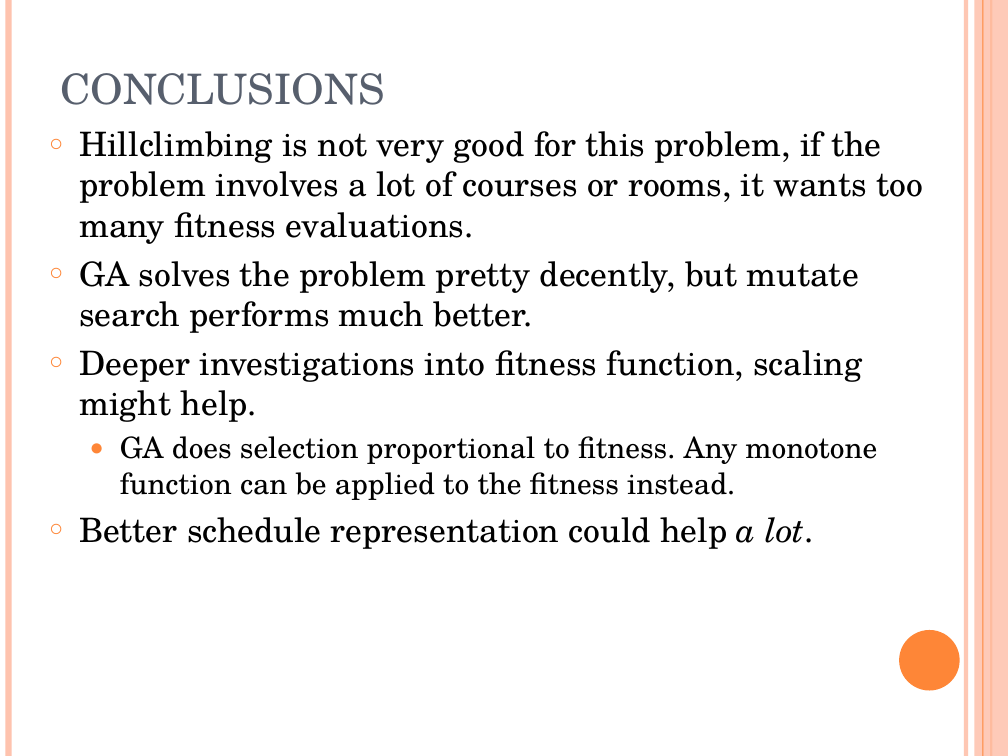
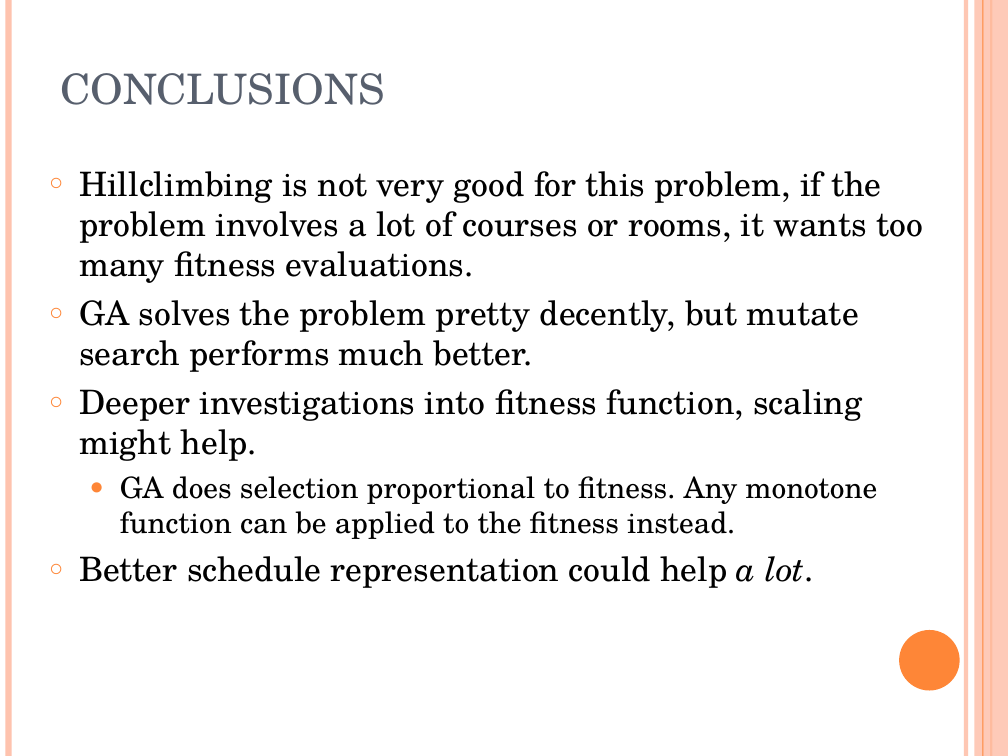
Before and after one commit to akokcam/csc384-genetic-algorithms-project, a slide deck: slide 18 of GA_TestBench/Data Files/presentation.ppt. Drawn at 1008x756 pixels with LibreOffice and Linux fonts; fonts in the diff are those of the drawing. Boxes give left, top, right and bottom in pixels: in the first picture for what was removed or moved away, otherwise in the second. Text is boxed around its words. In the diff, an @@ line names an element or a change of style, - is before the commit and + after.

```diff
--- a/GA_TestBench/Data Files/presentation.ppt
+++ b/GA_TestBench/Data Files/presentation.ppt
@@ text "Hillclimbing is not very good ..." moved from (x1=79, y1=131, x2=923, y2=549) to (x1=79, y1=171, x2=923, y2=588) @@
```
Also in this commit, not shown: 2 other slides changed.
